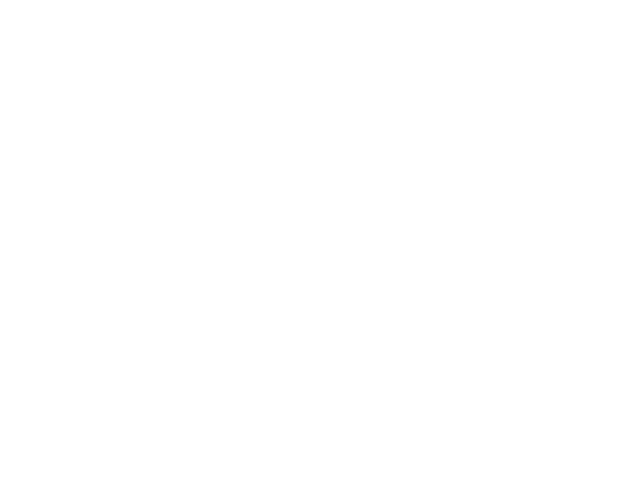
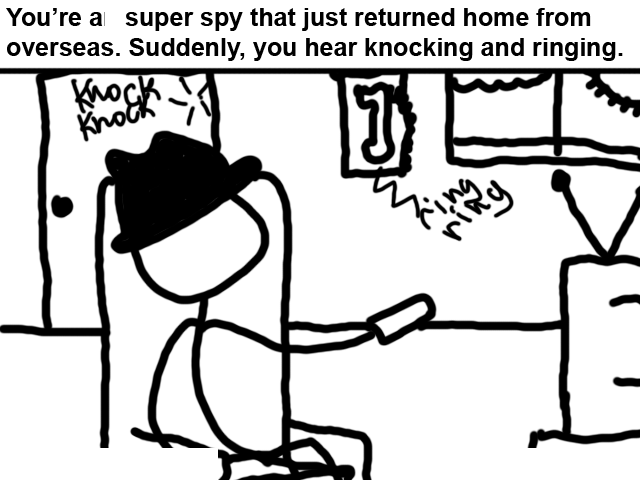
Layer changes from the first 640 × 480 image to the second:
showed "scene1", painted on it over left=0, top=8, right=640, bottom=480
